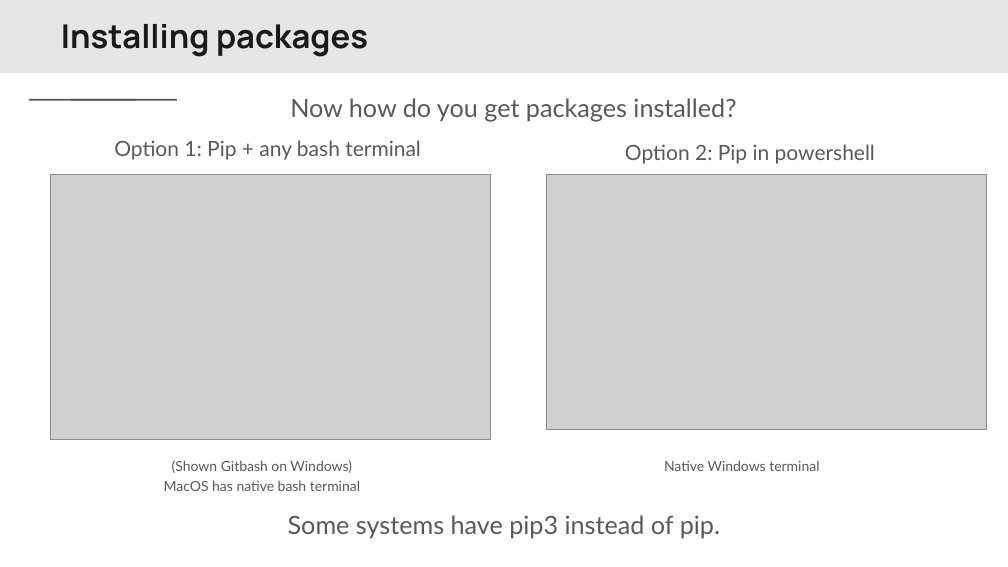
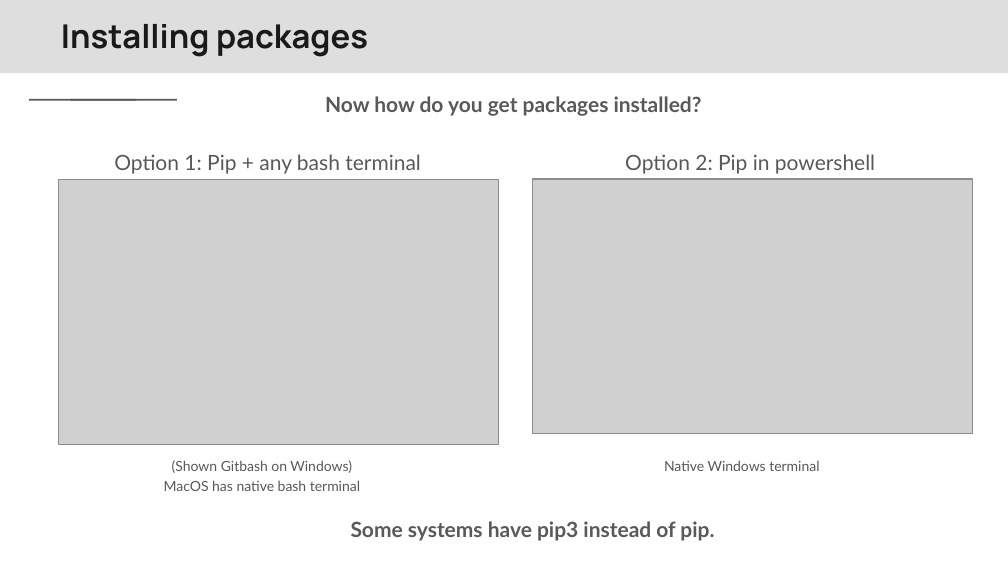
Before and after one commit to Center-for-Health-Data-Science/PythonTsunami, a slide deck: slide 10 of slides/Python Tsunami Local Installations vs code.pptx. Drawn at 1008x567 pixels with LibreOffice and Linux fonts; fonts in the diff are those of the drawing; grey boxes stand for pictures; background and template pictures are left out. Boxes give left, top, right and bottom in pixels: in the first picture for what was removed or moved away, otherwise in the second. Text is boxed around its words. In the diff, an @@ line names an element or a change of style, - is before the commit and + after.

```diff
--- a/slides/Python Tsunami Local Installations vs code.pptx
+++ b/slides/Python Tsunami Local Installations vs code.pptx
@@ text "Now how do you get ..." at bbox=[325, 96, 702, 116]: size 18 to 15 pt, bold on @@
@@ text "Option 1: Pip + any ...": place and size @@
-text "Option 1: Pip + any ..." at bbox=[114, 140, 421, 160]
+text "Option 1: Pip + any ..." at bbox=[114, 154, 421, 174]
@@ text "Option 2: Pip in powershell": place and size @@
-text "Option 2: Pip in powershell" at bbox=[625, 144, 875, 164]
+text "Option 2: Pip in powershell" at bbox=[625, 154, 875, 174]
@@ picture: place and size @@
-picture at bbox=[50, 174, 490, 439]
+picture at bbox=[58, 179, 498, 445]
@@ picture: place and size @@
-picture at bbox=[546, 174, 986, 429]
+picture at bbox=[533, 179, 973, 434]
@@ text "Some systems have pip3 instead ..." at bbox=[351, 521, 714, 541]: size 18 to 15 pt, bold on @@
@@ text "Some systems have pip3 instead ...": place and size @@
-text "Some systems have pip3 instead ..." at bbox=[288, 515, 720, 539]
+text "Some systems have pip3 instead ..." at bbox=[351, 521, 714, 541]
```
Also in this commit, not shown: 10 other slides changed, 3 other files.
